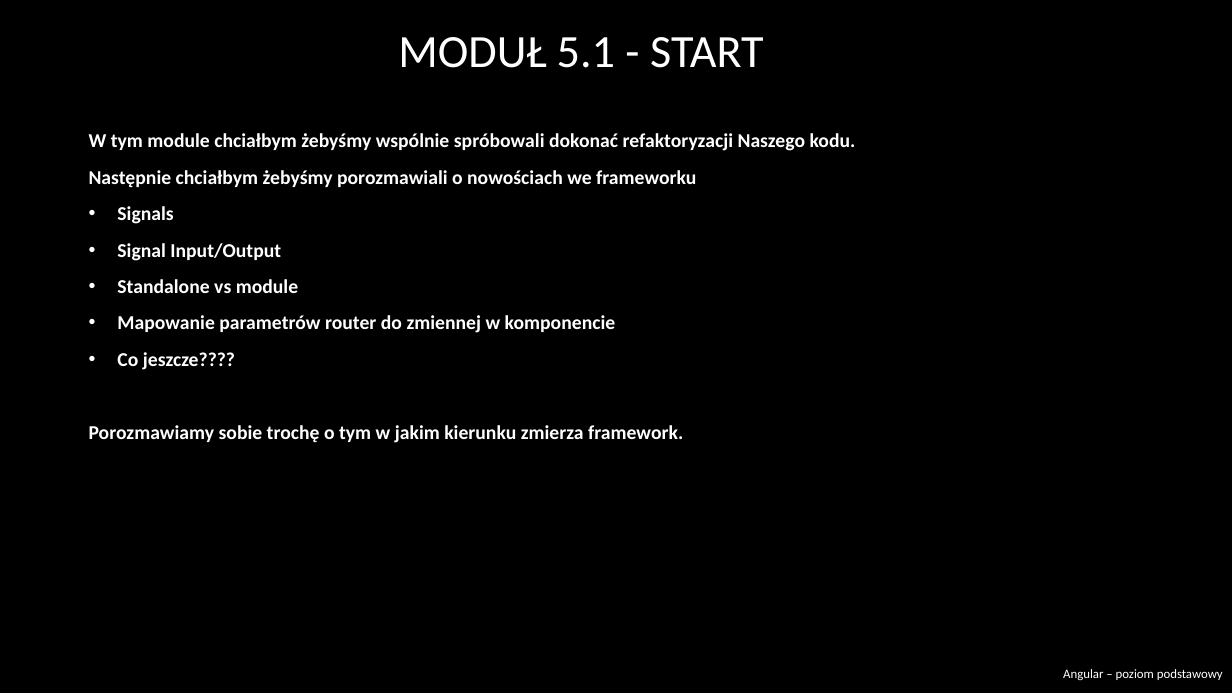
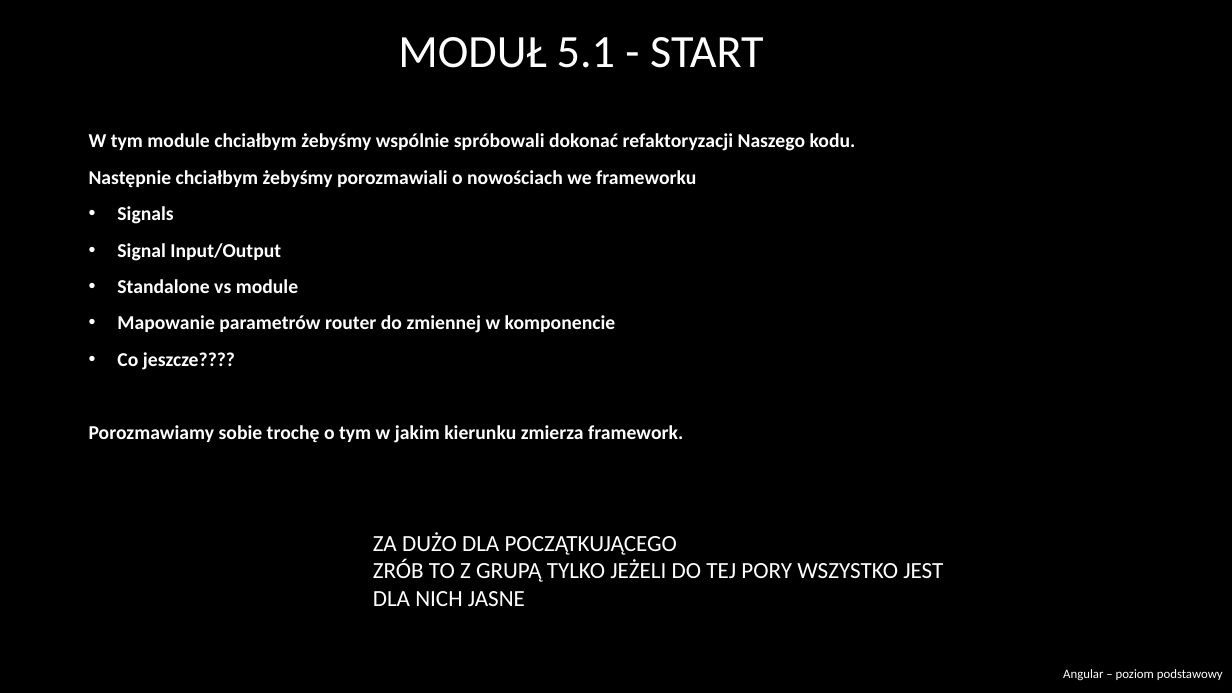
Before and after one commit to RafalSzczuka/angular-course-pfr, a slide deck: slide 61 of prezentacja/Angular beginner.pptx (slide 67 before the commit). Drawn at 1232x693 pixels with LibreOffice and Linux fonts; fonts in the diff are those of the drawing; background and template pictures are left out. Boxes give left, top, right and bottom in pixels: in the first picture for what was removed or moved away, otherwise in the second. Text is boxed around its words. In the diff, an @@ line names an element or a change of style, - is before the commit and + after.

```diff
--- a/prezentacja/Angular beginner.pptx
+++ b/prezentacja/Angular beginner.pptx
@@ text added at box(373, 532, 943, 606), 18 pt, text #FFFFFF @@
+ZA DUŻO DLA POCZĄTKUJĄCEGO
+ZRÓB TO Z GRUPĄ TYLKO JEŻELI DO TEJ PORY WSZYSTKO JEST DLA NICH JASNE
```
Also in this commit, not shown: 12 other slides changed, 3 slides added, 8 slides removed, 19 other files.
